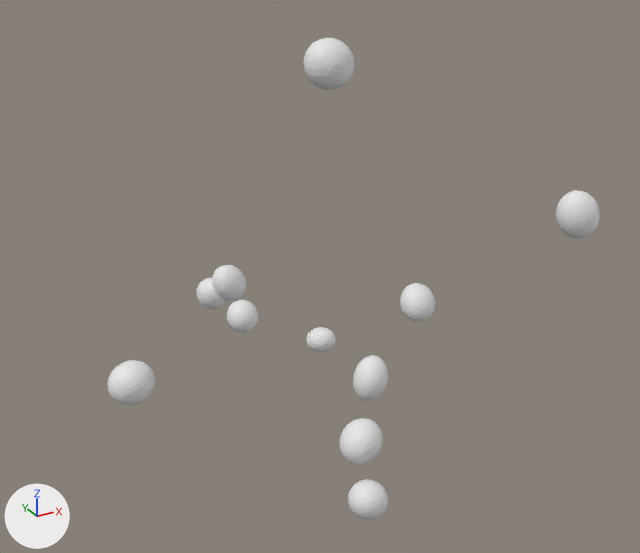
An edit to the OBJ model data/radials/radial_04/radial.obj, drawn before and after from the same camera.
One viewpoint serves both versions: a camera (50 mm lens) standing at (-0.833, -1.944, 0.991) and looking at (0.158, -0.142, 0.09). Arrows for +X, +Y and +Z are at lower left; the lights stay in place. The picture after the commit comes second. Where no turn or scale is listed for an object, it has been applied to the vertices.

The first picture shows 'radial'.
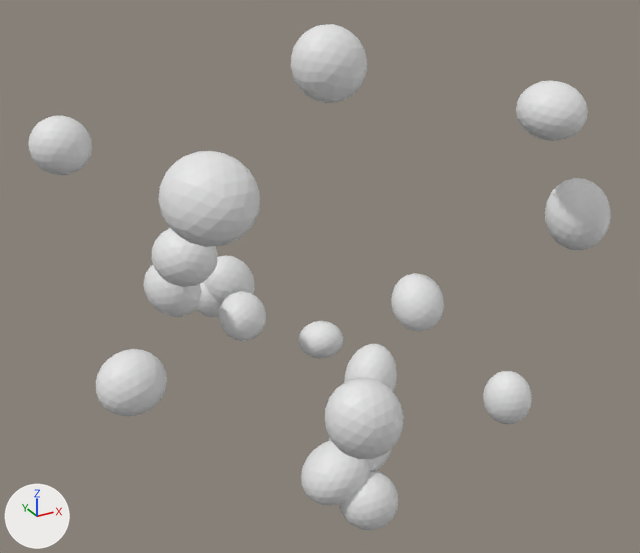
Where the change shows, as pixel boxes (x1, y1, x2, y2) in the pictures (640 x 553 px; the box of a moved part takes in the faces that stretch with it):
'radial', reshaped (18% wider): before (108, 38, 600, 520); after (28, 24, 611, 530)
part 1 of me_radial, moved or reshaped: before (227, 300, 258, 333); after (219, 291, 266, 341)
part 2 of me_radial, moved or reshaped: before (556, 190, 600, 239); after (545, 178, 611, 251)
part 3 of me_radial, moved or reshaped: before (353, 355, 388, 401); after (344, 344, 397, 392)
part 4 of me_radial, moved or reshaped: before (400, 283, 435, 322); after (391, 273, 444, 331)
part 5 of me_radial, moved or reshaped: before (108, 360, 155, 405); after (95, 349, 167, 417)
part 6 of me_radial, moved or reshaped (mostly hidden afterwards): before (339, 418, 383, 465); after (329, 437, 392, 471)
part 7 of me_radial, moved or reshaped: before (212, 265, 246, 301); after (204, 255, 255, 305)
part 8 of me_radial, moved or reshaped: before (306, 327, 336, 352); after (299, 321, 343, 359)
part 9 of me_radial, moved or reshaped: before (196, 278, 226, 309); after (196, 282, 221, 317)
part 10 of me_radial, moved or reshaped: before (304, 38, 354, 90); after (291, 24, 367, 103)
part 11 of me_radial, moved or reshaped: before (348, 479, 388, 520); after (339, 471, 398, 530)
part 12 of me_radial, added: after (301, 441, 370, 506)
part 13 of me_radial, added: after (325, 378, 404, 459)
part 14 of me_radial, added: after (152, 228, 218, 287)
part 15 of me_radial, added: after (28, 116, 92, 175)
part 16 of me_radial, added: after (483, 371, 532, 424)
part 17 of me_radial, added: after (516, 80, 588, 141)
part 18 of me_radial, added: after (144, 265, 202, 317)
part 19 of me_radial, added: after (158, 151, 260, 247)

The change, as a diff of the scene's bpy script:
```diff
--- a/data/radials/radial_04/radial.obj.py
+++ b/data/radials/radial_04/radial.obj.py
@@ me_radial @@
-me_radial.from_pydata(...)  # 1782 vertices, 3520 faces; spans x -0.348..0.937, y -0.498..0.142, z -0.474..0.705
+me_radial.from_pydata(...)  # 3078 vertices, 6080 faces; spans x -0.417..0.967, y -0.817..0.431, z -0.499..0.732
+# me_radial part 1: the loose piece of 162 vertices spanning x -0.069..0.013, y -0.112..-0.031, z -0.049..0.034 is scaled about its middle by 1.5
+# me_radial part 2: the loose piece of 162 vertices spanning x 0.819..0.937, y -0.335..-0.234, z 0.11..0.243 is scaled about its middle by 1.5
+# me_radial part 3: the loose piece of 162 vertices spanning x 0.075..0.159, y -0.498..-0.412, z -0.086..0.019 is scaled about its middle by 1.5
+# me_radial part 4: the loose piece of 162 vertices spanning x 0.282..0.369, y -0.377..-0.289, z 0.013..0.105 is scaled about its middle by 1.5
+# me_radial part 5: the loose piece of 162 vertices spanning x -0.348..-0.224, y 0.029..0.142, z -0.268..-0.151 is scaled about its middle by 1.5
+# me_radial part 6: the loose piece of 162 vertices spanning x 0.122..0.238, y -0.374..-0.263, z -0.363..-0.249 is scaled about its middle by 1.5
+# me_radial part 7: the loose piece of 162 vertices spanning x -0.05..0.047, y 0.031..0.112, z -0.03..0.075 is scaled about its middle by 1.5
+# me_radial part 8: the loose piece of 162 vertices spanning x 0.232..0.316, y 0.023..0.105, z -0.251..-0.177 is scaled about its middle by 1.5
+# me_radial part 9: the loose piece of 162 vertices spanning x -0.082..0.002, y 0.056..0.141, z -0.055..0.034 is scaled about its middle by 1.5
+# me_radial part 10: the loose piece of 162 vertices spanning x 0.041..0.148, y -0.346..-0.247, z 0.597..0.705 is scaled about its middle by 1.5
+# me_radial part 11: the loose piece of 162 vertices spanning x 0.101..0.204, y -0.453..-0.352, z -0.474..-0.37 is scaled about its middle by 1.5
+# me_radial part 12: the loose piece of 162 vertices spanning x 0.122..0.238, y -0.374..-0.263, z -0.363..-0.249 is copied, and the copy is multiplied about its middle by the matrix ((-0.368, -1.487, 0.381), (1.406, -0.648, -0.459), (0.163, 0.149, 1.403)), then moved by (-0.089, -0.025, -0.048); it spans x 0.002..0.18, y -0.431..-0.256, z -0.436..-0.272
+# me_radial part 13: the loose piece of 162 vertices spanning x 0.075..0.159, y -0.498..-0.412, z -0.086..0.019 is copied, and the copy is multiplied about its middle by the matrix ((-0.726, 1.726, 0.06), (0.052, 0.081, -1.364), (-1.69, -0.723, 0.202)), then moved by (-0.197, -0.29, 0.116); it spans x -0.156..-0.003, y -0.817..-0.673, z 0.0..0.165
+# me_radial part 14: the loose piece of 162 vertices spanning x -0.069..0.013, y -0.112..-0.031, z -0.049..0.034 is copied, and the copy is multiplied about its middle by the matrix ((-0.172, 1.351, 1.056), (1.316, 0.837, -0.91), (-1.192, 0.705, -1.061)), then moved by (-0.186, -0.122, 0.246); it spans x -0.286..-0.143, y -0.268..-0.118, z 0.17..0.307
+# me_radial part 15: the loose piece of 162 vertices spanning x -0.348..-0.224, y 0.029..0.142, z -0.268..-0.151 is copied, and the copy is multiplied about its middle by the matrix ((-0.975, 0.21, -0.79), (0.735, 0.824, -0.743), (0.36, -1.054, -0.729)), then moved by (-0.052, 0.269, 0.586); it spans x -0.417..-0.26, y 0.278..0.431, z 0.299..0.453
+# me_radial part 16: the loose piece of 162 vertices spanning x 0.075..0.159, y -0.498..-0.412, z -0.086..0.019 is copied, and the copy is multiplied about its middle by the matrix ((-0.597, 1.134, 0.186), (1.011, 0.401, -0.386), (-0.427, -0.006, -1.061)), then moved by (0.221, -0.214, -0.002); it spans x 0.286..0.389, y -0.72..-0.619, z -0.097..0.025
+# me_radial part 17: the loose piece of 162 vertices spanning x 0.819..0.937, y -0.335..-0.234, z 0.11..0.243 is copied, and the copy is multiplied about its middle by the matrix ((-0.693, 0.051, -1.151), (-1.198, 0.04, 0.601), (0.09, 1.429, -0.017)), then moved by (-0.157, -0.024, 0.307); it spans x 0.638..0.805, y -0.392..-0.224, z 0.412..0.555
+# me_radial part 18: the loose piece of 162 vertices spanning x -0.069..0.013, y -0.112..-0.031, z -0.049..0.034 is copied, and the copy is multiplied about its middle by the matrix ((-0.248, 1.633, -0.112), (0.906, 0.01, -1.512), (-1.438, -0.417, -0.831)), then moved by (-0.179, -0.002, 0.118); it spans x -0.274..-0.141, y -0.147..0.0, z 0.04..0.181
+# me_radial part 19: the loose piece of 162 vertices spanning x 0.041..0.148, y -0.346..-0.247, z 0.597..0.705 is copied, and the copy is multiplied about its middle by the matrix ((0.275, 0.878, 1.192), (-0.874, 0.986, -0.776), (-1.228, -0.456, 0.61)), then moved by (-0.411, -0.327, -0.134); it spans x -0.396..-0.237, y -0.703..-0.544, z 0.44..0.593
```
